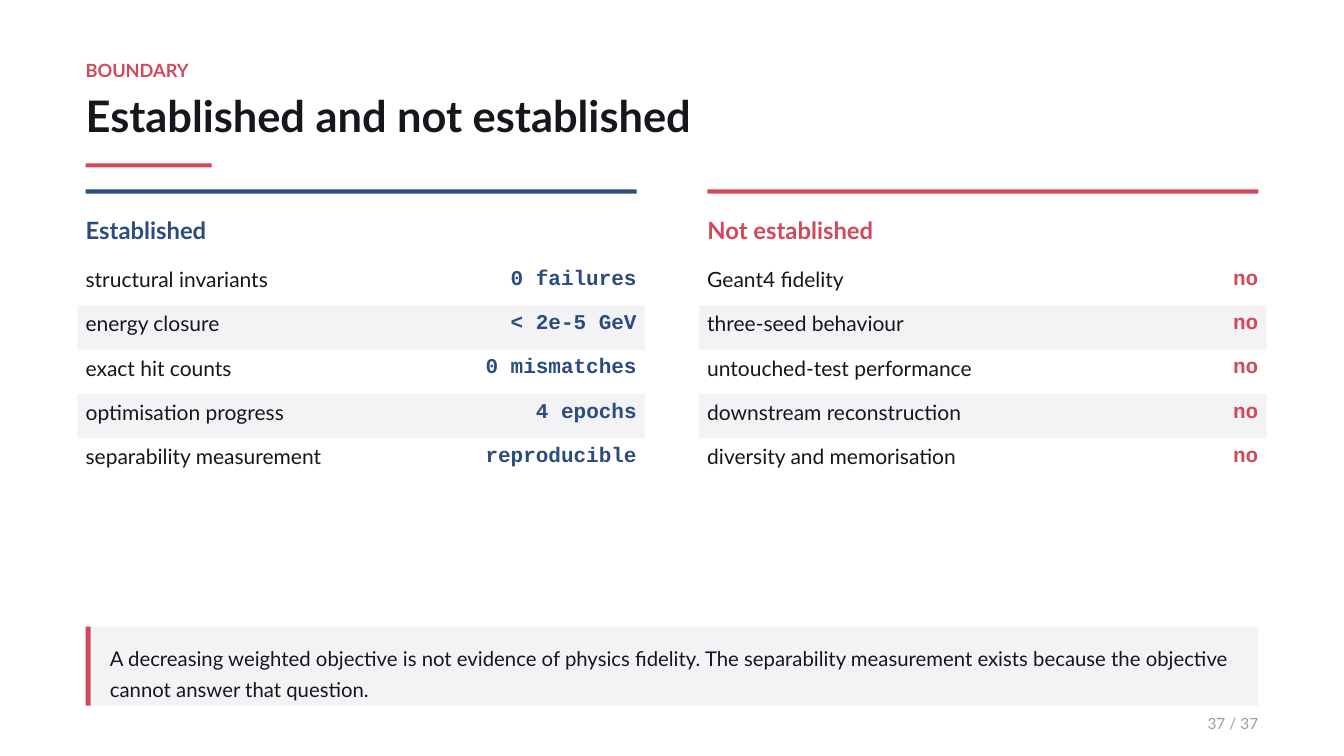
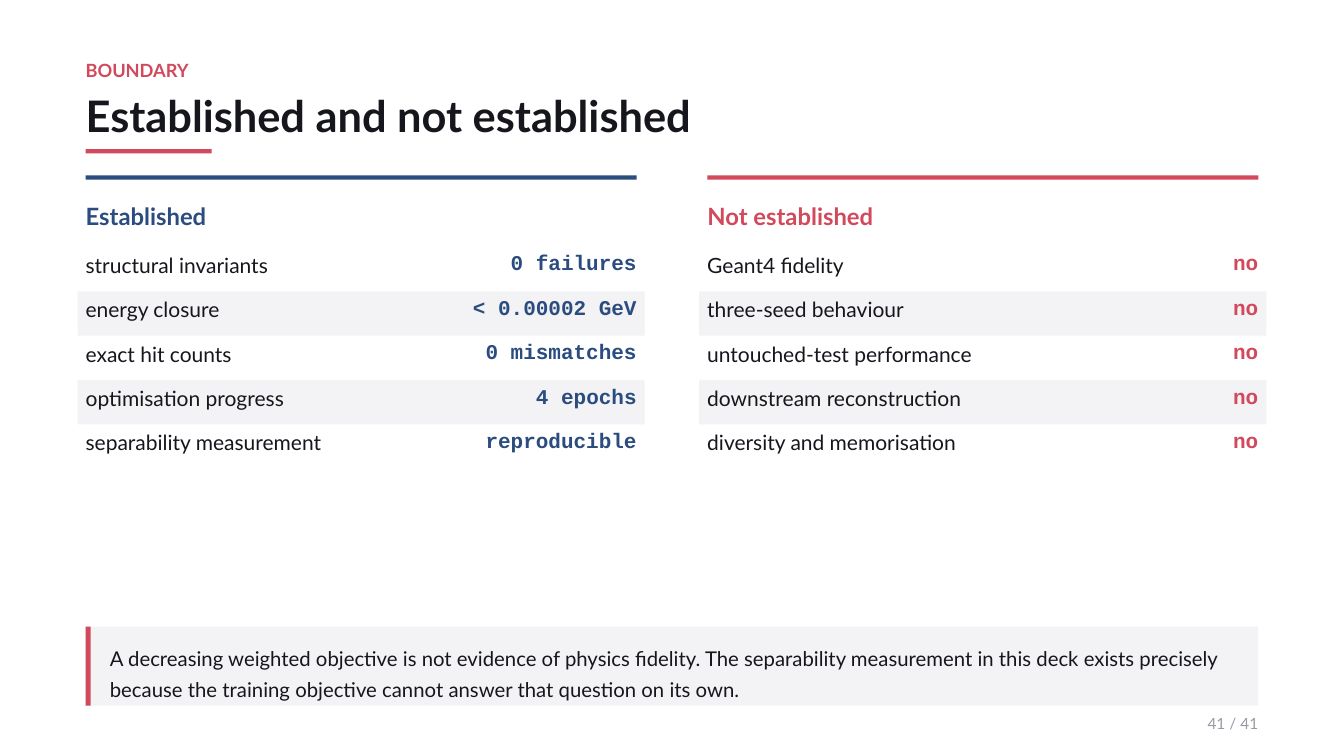
Before and after one commit to JulianAttemptsCoding/Fast-MC-CBSC, a slide deck: slide 41 of exhibition/c2st_20260728/CBSC_ZDC_FastMC_overview.pptx (slide 37 before the commit). Drawn at 1344x756 pixels with LibreOffice and Linux fonts; fonts in the diff are those of the drawing. Boxes give left, top, right and bottom in pixels: in the first picture for what was removed or moved away, otherwise in the second. Text is boxed around its words. In the diff, an @@ line names an element or a change of style, - is before the commit and + after.

```diff
--- a/exhibition/c2st_20260728/CBSC_ZDC_FastMC_overview.pptx
+++ b/exhibition/c2st_20260728/CBSC_ZDC_FastMC_overview.pptx
@@ text at [498, 301, 637, 315]: text changed @@
-< 2e-5 GeV
+< 0.00002 GeV
@@ 21 texts, 7 rectangles: place and size @@
-21 texts, 7 rectangles at [78, 163, 1267, 468]
+21 texts, 7 rectangles at [78, 149, 1267, 454]
@@ text at [110, 651, 1217, 701]: text changed @@
-A decreasing weighted objective is not evidence of physics fidelity. The separability measurement exists because the objective cannot answer that question.
+A decreasing weighted objective is not evidence of physics fidelity. The separability measurement in this deck exists precisely because the training objective cannot answer that question on its own.
@@ text at [1208, 718, 1258, 729]: text changed @@
-37 / 37
+41 / 41
```
Also in this commit, not shown: 18 other slides changed, 22 slides added, 18 slides removed, 12 other files.
